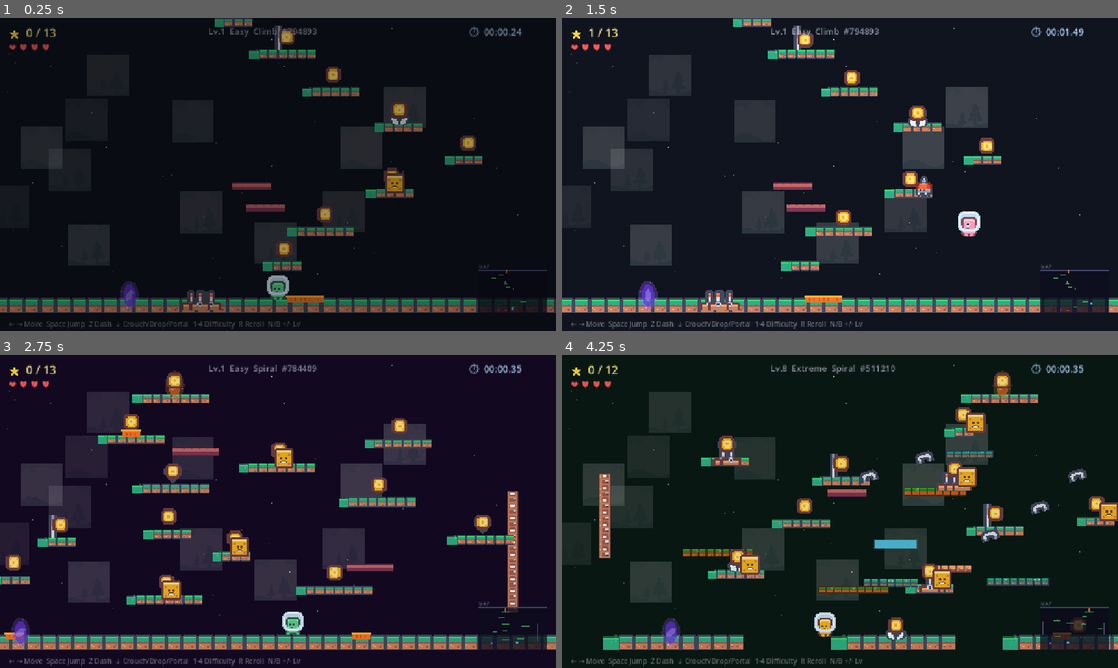
Above: before the commit, frames 1-4 (two rows, left to right).
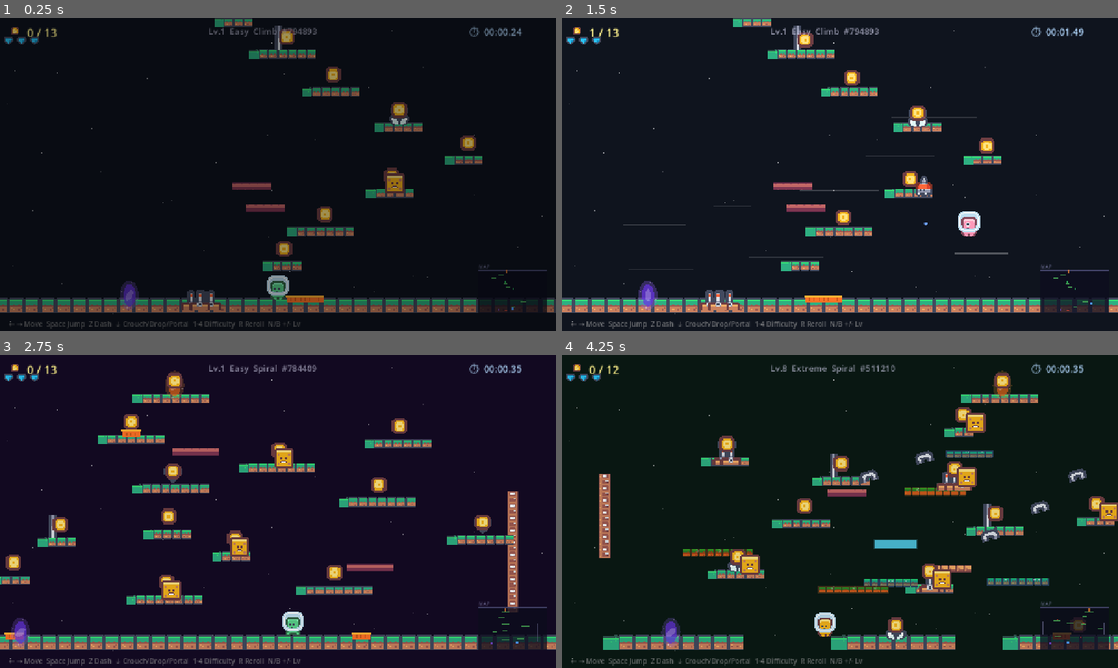
Above: after the commit, the same moments.

Repository: whereissam/SimpleJumper
Game: Godot game, scene res://scenes/World.tscn
The game is run twice, just before and just after one commit, with the same random seed, the same clock (stepped at 60 frames per second) and the same inputs.
Inputs (mouse positions are in pixels of both pictures, inside the frame that each line leads up to):
- Up to frame 1 (0.25 s): no input
- Up to frame 2 (1.5 s): tap Enter (ui_accept) at 0.5, 0.77 s; move the mouse to (962, 158) at 0.52 s; hold Right (ui_right) 0.53-1.28 s; tap Z (dash) at 0.6, 1.35 s; click (962, 158) at 0.67 s; move the mouse to (728, 190) at 1.27 s; hold Down (ui_down) from 1.28 s (still down); click (728, 190) at 1.42 s
- Up to frame 3 (2.75 s): tap Enter (ui_accept) at 1.52 s; move the mouse to (333, 442) at 2.02 s; release Down (ui_down) at 2.03 s; hold Right (ui_right) from 2.03 s (still down); tap 1 at 2.1 s; click (333, 442) at 2.17 s; tap Z (dash) at 2.3 s
- Up to frame 4 (4.25 s): move the mouse to (812, 574) at 2.77 s; release Right (ui_right) at 2.78 s; hold Up (ui_up) 2.78-3.53 s; tap 2 at 2.85 s; click (812, 574) at 2.92 s; tap Enter (ui_accept) at 3.02, 3.77 s; tap Z (dash) at 3.05, 3.8 s; move the mouse to (1006, 558) at 3.52 s; hold Left (ui_left) from 3.53 s (still down); tap 3 at 3.6 s; click (1006, 558) at 3.67 s

The runs differ from the first frame. In frame 1, 4.9% of the frame differs, in the area x 0-98%, y 2-98%; in frame 2, 9.9%; in frame 3, 8.8%; in frame 4, 8.5%.
Error after the commit: Invalid assignment of property or key 'z_index' with value of type 'int' on a base object of type 'ParallaxBackground'. (res://scripts/Builder.gd:31)

Commit message:
feat: add GPUParticles2D, HUD icons, parallax, vignette, speed lines
- GPUParticles2D: replace ColorRect particles for jump dust, dash ghost,
  and shield break with proper ParticleProcessMaterial effects
- HUD: coin Sprite2D icon next to score, heart Sprite2D icons for HP
  (modulate dim when lost), removed text emoji
- Parallax background: 2-layer parallax (far mountains 0.15x, mid clouds
  0.3x) using Kenney tiles, fixed star layer behind
- Vignette: red pulsing overlay when at 1 HP
- Speed lines: white horizontal streaks visible during dash
- Updated todo checklist

Co-Authored-By: Claude Opus 4.6 (1M context) <noreply@anthropic.com>

Diff:
--- a/scripts/Builder.gd
+++ b/scripts/Builder.gd
@@ -4,36 +4,59 @@
 
 # -- Background (parallax with Kenney tiles) -----------------------------------
 static func make_background(w: Node2D, level_data: Dictionary) -> void:
+	# Solid color background (CanvasLayer so it never moves)
 	var cl := CanvasLayer.new()
 	cl.layer = -10
 	w.add_child(cl)
 
 	var bg := ColorRect.new()
 	bg.color    = level_data.get("bg_color", Colors.BG_COLOR)
-	bg.size     = Vector2(1280, 720)
-	bg.position = Vector2.ZERO
+	bg.size     = Vector2(2560, 1440)
+	bg.position = Vector2(-640, -360)
 	cl.add_child(bg)
 
-	# Background tile layer (clouds/mountains)
-	var bg_tiles : Array = [Sprites.BG_SKY_CLOUD, Sprites.BG_SKY_MOUNT]
 	var rng := RandomNumberGenerator.new()
 	rng.seed = 42
-	for _i in 12:
-		var s := Sprite2D.new()
-		s.texture = load(bg_tiles[rng.randi_range(0, 1)])
-		s.texture_filter = CanvasItem.TEXTURE_FILTER_NEAREST
-		s.scale = Vector2(4, 4)
-		s.modulate = Color(1, 1, 1, rng.randf_range(0.08, 0.2))
-		s.position = Vector2(rng.randf_range(0, 1280), rng.randf_range(100, 550))
-		cl.add_child(s)
-
-	# Stars
-	for _i in 50:
+
+	# Stars on fixed background
+	for _i in 60:
 		var star := ColorRect.new()
 		star.size     = Vector2(2, 2)
 		star.color    = Color(1, 1, 1, rng.randf_range(0.15, 0.7))
-		star.position = Vector2(rng.randf_range(0, 1280), rng.randf_range(0, 600))
+		star.position = Vector2(rng.randf_range(0, 1280), rng.randf_range(0, 700))
 		cl.add_child(star)
+
+	# Parallax layer 1: far mountains (moves slowly)
+	var parallax := ParallaxBackground.new()
+	parallax.z_index = -5
+	w.add_child(parallax)
+
+	var far_layer := ParallaxLayer.new()
+	far_layer.motion_scale = Vector2(0.15, 0.1)
+	parallax.add_child(far_layer)
+
+	for _i in 10:
+		var s := Sprite2D.new()
+		s.texture = load(Sprites.BG_SKY_MOUNT)
+		s.texture_filter = CanvasItem.TEXTURE_FILTER_NEAREST
+		s.scale = Vector2(6, 6)
+		s.modulate = Color(1, 1, 1, 0.12)
+		s.position = Vector2(rng.randf_range(-200, 1500), rng.randf_range(300, 600))
+		far_layer.add_child(s)
+
+	# Parallax layer 2: mid clouds (moves moderately)
+	var mid_layer := ParallaxLayer.new()
+	mid_layer.motion_scale = Vector2(0.3, 0.15)
+	parallax.add_child(mid_layer)
+
+	for _i in 8:
+		var s := Sprite2D.new()
+		s.texture = load(Sprites.BG_SKY_CLOUD)
+		s.texture_filter = CanvasItem.TEXTURE_FILTER_NEAREST
+		s.scale = Vector2(5, 5)
+		s.modulate = Color(1, 1, 1, rng.randf_range(0.06, 0.15))
+		s.position = Vector2(rng.randf_range(-200, 1500), rng.randf_range(100, 500))
+		mid_layer.add_child(s)
 
 # -- Walls ---------------------------------------------------------------------
 static func make_walls(w: Node2D, wall_data: Array) -> void:
@@ -666,23 +689,45 @@
 	level_label.add_theme_color_override("font_color", Color(0.8, 0.8, 0.9, 0.7))
 	cl.add_child(level_label)
 
+	# Coin icon next to score
+	var coin_icon := Sprite2D.new()
+	coin_icon.texture = load(Sprites.COIN)
+	coin_icon.texture_filter = CanvasItem.TEXTURE_FILTER_NEAREST
+	coin_icon.scale = Vector2(1.5, 1.5)
+	coin_icon.position = Vector2(34, 30)
+	cl.add_child(coin_icon)
+
 	var score_label := Label.new()
-	score_label.text     = "⭐  0 / %d" % total_coins
-	score_label.position = Vector2(20, 16)
+	score_label.text     = "  0 / %d" % total_coins
+	score_label.position = Vector2(48, 16)
 	score_label.add_theme_font_size_override("font_size", 26)
 	score_label.add_theme_color_override("font_color", Color(1.0, 0.95, 0.55))
 	cl.add_child(score_label)
 
+	# Heart icons for HP display
+	var hp_container := HBoxContainer.new()
+	hp_container.name = "HpContainer"
+	hp_container.position = Vector2(20, 52)
+	for i in 3:
+		var heart := Sprite2D.new()
+		heart.name = "Heart%d" % i
+		heart.texture = load(Sprites.HEART)
+		heart.texture_filter = CanvasItem.TEXTURE_FILTER_NEAREST
+		heart.scale = Vector2(1.5, 1.5)
+		heart.position = Vector2(i * 30, 0)
+		hp_container.add_child(heart)
+	cl.add_child(hp_container)
+
+	# Keep hp_label for compatibility but hide it (used for updates)
 	var hp_label := Label.new()
-	hp_label.text     = "❤️ ♥ ♥ ♥ "
+	hp_label.text     = ""
 	hp_label.position = Vector2(20, 52)
-	hp_label.add_theme_font_size_override("font_size", 22)
-	hp_label.add_theme_color_override("font_color", Color(1.0, 0.35, 0.35))
+	hp_label.visible  = false
 	cl.add_child(hp_label)
 
 	var shield_label := Label.new()
 	shield_label.text     = ""
-	shield_label.position = Vector2(20, 82)
+	shield_label.position = Vector2(20, 85)
 	shield_label.add_theme_font_size_override("font_size", 18)
 	shield_label.add_theme_color_override("font_color", Color(0.3, 0.9, 1.0))
 	cl.add_child(shield_label)
@@ -704,6 +749,7 @@
 	return {
 		"score_label": score_label,
 		"hp_label": hp_label,
+		"hp_container": hp_container,
 		"timer_label": timer_label,
 		"shield_label": shield_label,
 		"level_label": level_label,
--- a/scripts/Player.gd
+++ b/scripts/Player.gd
@@ -412,49 +412,95 @@
 
 # ── Particle effects ────────────────────────────────────────────────────────
 func _spawn_jump_dust() -> void:
-	for i in 6:
-		var dust := ColorRect.new()
-		dust.size  = Vector2(4, 4)
-		dust.color = Color(1, 1, 1, 0.6)
-		dust.position = global_position + Vector2(randf_range(-15, 15), 20)
-		dust.z_index = -1
-		get_parent().add_child(dust)
-
-		var tw := get_tree().create_tween()
-		tw.set_parallel(true)
-		tw.tween_property(dust, "position:y", dust.position.y - randf_range(15, 40), 0.35)
-		tw.tween_property(dust, "modulate:a", 0.0, 0.35)
-		tw.set_parallel(false)
-		tw.tween_callback(dust.queue_free)
+	var particles := GPUParticles2D.new()
+	particles.emitting = true
+	particles.one_shot = true
+	particles.amount = 8
+	particles.lifetime = 0.4
+	particles.explosiveness = 0.9
+	particles.z_index = -1
+	particles.position = global_position + Vector2(0, 20)
+
+	var mat := ParticleProcessMaterial.new()
+	mat.direction = Vector3(0, -1, 0)
+	mat.spread = 45.0
+	mat.initial_velocity_min = 40.0
+	mat.initial_velocity_max = 100.0
+	mat.gravity = Vector3(0, 80, 0)
+	mat.scale_min = 2.0
+	mat.scale_max = 4.0
+	mat.color = Color(1.0, 1.0, 1.0, 0.6)
+	var color_ramp := GradientTexture1D.new()
+	var grad := Gradient.new()
+	grad.set_color(0, Color(1.0, 1.0, 1.0, 0.7))
+	grad.set_color(1, Color(0.8, 0.8, 0.8, 0.0))
+	color_ramp.gradient = grad
+	mat.color_ramp = color_ramp
+	particles.process_material = mat
+
+	get_parent().add_child(particles)
+	var tw := get_tree().create_tween()
+	tw.tween_interval(0.5)
+	tw.tween_callback(particles.queue_free)
 
 func _spawn_dash_ghost() -> void:
-	if not body_rect:
-		return
-	var ghost := ColorRect.new()
-	ghost.size     = Vector2(36, 50)
-	ghost.position = global_position + Vector2(-18, -25)
-	ghost.color    = Color(0.5, 0.7, 1.0, 0.5)
-	ghost.z_index  = -1
-	get_parent().add_child(ghost)
-
+	var particles := GPUParticles2D.new()
+	particles.emitting = true
+	particles.one_shot = true
+	particles.amount = 12
+	particles.lifetime = 0.35
+	particles.explosiveness = 0.8
+	particles.z_index = -1
+	particles.position = global_position
+
+	var mat := ParticleProcessMaterial.new()
+	mat.direction = Vector3(-facing, 0, 0)
+	mat.spread = 20.0
+	mat.initial_velocity_min = 30.0
+	mat.initial_velocity_max = 80.0
+	mat.gravity = Vector3(0, 0, 0)
+	mat.scale_min = 3.0
+	mat.scale_max = 6.0
+	var color_ramp := GradientTexture1D.new()
+	var grad := Gradient.new()
+	grad.set_color(0, Color(0.5, 0.7, 1.0, 0.6))
+	grad.set_color(1, Color(0.3, 0.5, 1.0, 0.0))
+	color_ramp.gradient = grad
+	mat.color_ramp = color_ramp
+	particles.process_material = mat
+
+	get_parent().add_child(particles)
 	var tw := get_tree().create_tween()
-	tw.tween_property(ghost, "modulate:a", 0.0, 0.3)
-	tw.tween_callback(ghost.queue_free)
+	tw.tween_interval(0.5)
+	tw.tween_callback(particles.queue_free)
 
 func _spawn_shield_break() -> void:
-	for i in 10:
-		var shard := ColorRect.new()
-		shard.size  = Vector2(4, 4)
-		shard.color = Color(0.3, 0.9, 1.0, 0.8)
-		shard.position = global_position + Vector2(randf_range(-20, 20), randf_range(-25, 15))
-		shard.z_index = 5
-		get_parent().add_child(shard)
-
-		var angle := randf_range(0, TAU)
-		var target := shard.position + Vector2(cos(angle) * 40, sin(angle) * 40)
-		var tw := get_tree().create_tween()
-		tw.set_parallel(true)
-		tw.tween_property(shard, "position", target, 0.4)
-		tw.tween_property(shard, "modulate:a", 0.0, 0.4)
-		tw.set_parallel(false)
-		tw.tween_callback(shard.queue_free)
+	var particles := GPUParticles2D.new()
+	particles.emitting = true
+	particles.one_shot = true
+	particles.amount = 16
+	particles.lifetime = 0.5
+	particles.explosiveness = 1.0
+	particles.z_index = 5
+	particles.position = global_position
+
+	var mat := ParticleProcessMaterial.new()
+	mat.direction = Vector3(0, 0, 0)
+	mat.spread = 180.0
+	mat.initial_velocity_min = 60.0
+	mat.initial_velocity_max = 120.0
+	mat.gravity = Vector3(0, 40, 0)
+	mat.scale_min = 2.0
+	mat.scale_max = 5.0
+	var color_ramp := GradientTexture1D.new()
+	var grad := Gradient.new()
+	grad.set_color(0, Color(0.3, 0.95, 1.0, 0.9))
+	grad.set_color(1, Color(0.1, 0.7, 0.9, 0.0))
+	color_ramp.gradient = grad
+	mat.color_ramp = color_ramp
+	particles.process_material = mat
+
+	get_parent().add_child(particles)
+	var tw := get_tree().create_tween()
+	tw.tween_interval(0.6)
+	tw.tween_callback(particles.queue_free)
--- a/scripts/World.gd
+++ b/scripts/World.gd
@@ -42,6 +42,7 @@
 var portal_cooldown := 0.0
 var minimap_node   : Control
 var minimap_player : ColorRect
+var hp_container   : Node
 
 var level_label    : Label
 var next_portal    : Area2D
@@ -51,6 +52,8 @@
 var player_in_portals : Array = []
 var player_near_exit  := false
 var pause_menu       : CanvasLayer
+var vignette_rect    : ColorRect
+var dash_lines_layer : CanvasLayer
 
 # Use a static to pass data between scene reloads
 static var _next_level := 1
@@ -118,9 +121,16 @@
 	var hud := Builder.make_hud(self, total_coins, level, current_level)
 	score_label  = hud["score_label"]
 	hp_label     = hud["hp_label"]
+	hp_container = hud["hp_container"]
 	timer_label  = hud["timer_label"]
 	shield_label = hud["shield_label"]
 	level_label  = hud["level_label"]
+
+	# Vignette overlay (shows on low HP)
+	_create_vignette(hud["hud_layer"])
+
+	# Speed lines (shows during dash)
+	_create_dash_lines()
 
 	# Pause key handler (always processes, even when paused)
 	_setup_pause_handler()
@@ -147,6 +157,10 @@
 		player_near_exit = false
 		_go_next_level()
 		return
+	# Vignette pulse on low HP
+	_update_vignette()
+	# Speed lines during dash
+	_update_dash_lines()
 	if not level_complete:
 		elapsed_time += delta
 		var mins := int(elapsed_time) / 60
@@ -453,7 +467,7 @@
 		else:
 			score_label.text = "🏆  ALL LEVELS COMPLETE! You win!"
 	else:
-		score_label.text = "⭐  %d / %d" % [score, total_coins]
+		score_label.text = "  %d / %d" % [score, total_coins]
 
 func _on_enemy_hit(body: Node2D, enemy: Area2D) -> void:
 	if body != player_node:
@@ -492,7 +506,11 @@
 		player_near_exit = true
 
 func _on_hp_changed(new_hp: int) -> void:
-	hp_label.text = "❤️ " + "♥ ".repeat(new_hp) + "♡ ".repeat(3 - new_hp)
+	if hp_container:
+		for i in 3:
+			var heart : Node = hp_container.get_node_or_null("Heart%d" % i)
+			if heart:
+				(heart as Sprite2D).modulate = Color.WHITE if i < new_hp else Color(0.3, 0.3, 0.3, 0.4)
 
 func _on_shield_changed(has: bool) -> void:
 	shield_label.text = "🛡 SHIELD" if has else ""
@@ -501,7 +519,7 @@
 	score = 0
 	elapsed_time = 0.0
 	level_complete = false
-	score_label.text = "⭐  0 / %d" % total_coins
+	score_label.text = "  0 / %d" % total_coins
 
 	# Clean up dynamic objects
 	var to_remove : Array = []
@@ -741,3 +759,42 @@
 	hint.add_theme_font_size_override("font_size", 18)
 	hint.add_theme_color_override("font_color", Color(0.5, 0.5, 0.6))
 	pause_menu.add_child(hint)
+
+# -- Vignette (low HP warning) -------------------------------------------------
+func _create_vignette(hud_layer: CanvasLayer) -> void:
+	vignette_rect = ColorRect.new()
+	vignette_rect.size = Vector2(1280, 720)
+	vignette_rect.color = Color(0.8, 0.05, 0.05, 0.0)
+	vignette_rect.mouse_filter = Control.MOUSE_FILTER_IGNORE
+	hud_layer.add_child(vignette_rect)
+
+func _update_vignette() -> void:
+	if not vignette_rect or not player_node:
+		return
+	if player_node.hp <= 1:
+		# Pulse red overlay when 1 HP
+		var pulse := absf(sin(elapsed_time * 3.0)) * 0.2
+		vignette_rect.color.a = pulse
+	else:
+		vignette_rect.color.a = 0.0
+
+# -- Speed lines (dash effect) -------------------------------------------------
+func _create_dash_lines() -> void:
+	dash_lines_layer = CanvasLayer.new()
+	dash_lines_layer.layer = 5
+	dash_lines_layer.visible = false
+	add_child(dash_lines_layer)
+
+	# Create several horizontal speed line rects
+	for i in 12:
+		var line := ColorRect.new()
+		line.size = Vector2(randf_range(80, 200), randf_range(1, 3))
+		line.position = Vector2(randf_range(-50, 1280), randf_range(50, 670))
+		line.color = Color(1, 1, 1, randf_range(0.1, 0.3))
+		line.mouse_filter = Control.MOUSE_FILTER_IGNORE
+		dash_lines_layer.add_child(line)
+
+func _update_dash_lines() -> void:
+	if not dash_lines_layer or not player_node:
+		return
+	dash_lines_layer.visible = player_node.is_dashing
Not shown, changed: docs/todo.md
